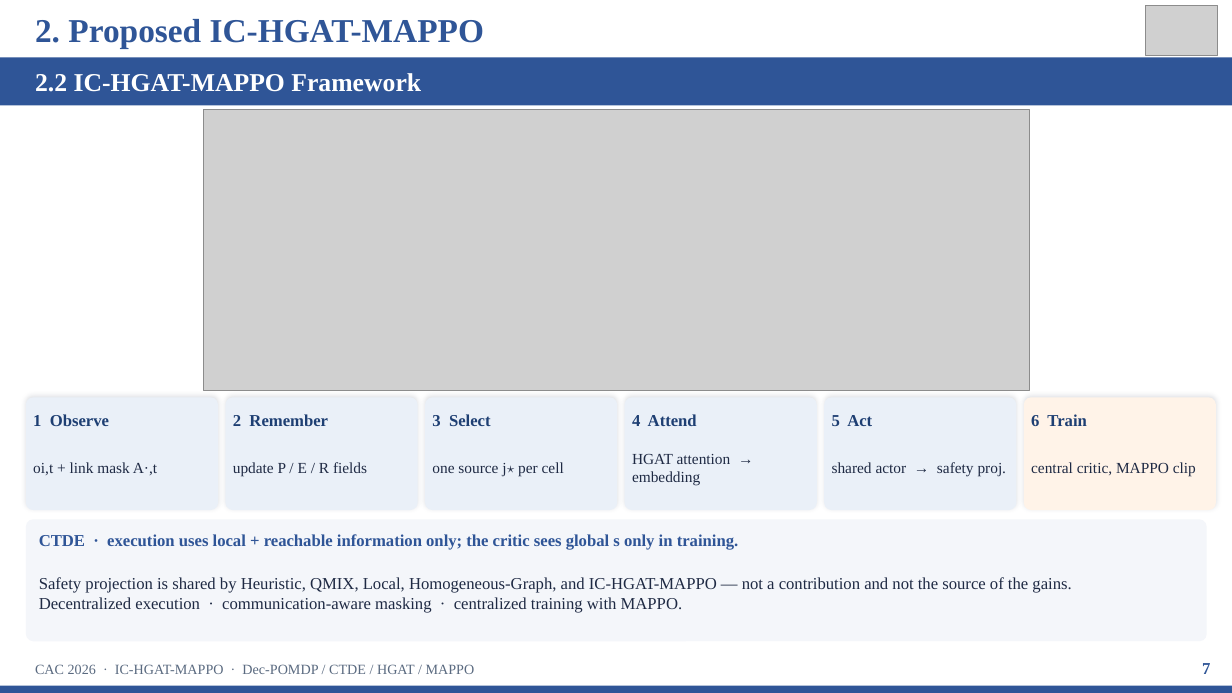
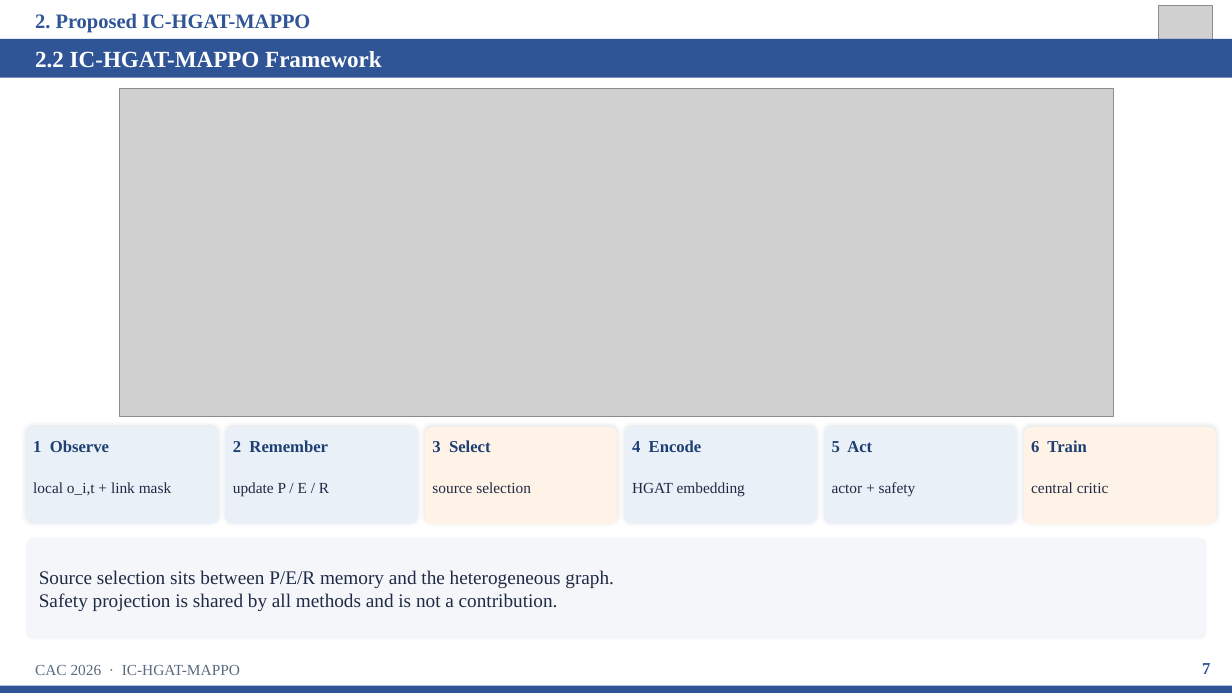
Before and after one commit to kuangyinying039/uav-swarm, a slide deck: slide 7 of presentations/IC-HGAT-MAPPO_CAC2026.pptx. Drawn at 1232x693 pixels with LibreOffice and Linux fonts; fonts in the diff are those of the drawing; grey boxes stand for pictures. Boxes give left, top, right and bottom in pixels: in the first picture for what was removed or moved away, otherwise in the second. Text is boxed around its words. In the diff, an @@ line names an element or a change of style, - is before the commit and + after.

```diff
--- a/presentations/IC-HGAT-MAPPO_CAC2026.pptx
+++ b/presentations/IC-HGAT-MAPPO_CAC2026.pptx
@@ text "2. Proposed IC-HGAT-MAPPO" at bbox=[35, 13, 310, 33]: size 26 to 16 pt @@
@@ picture: place and size @@
-picture at bbox=[1146, 6, 1218, 55]
+picture at bbox=[1159, 6, 1213, 43]
@@ rectangle: place and size @@
-rectangle at bbox=[0, 57, 1232, 105]
+rectangle at bbox=[0, 39, 1232, 78]
@@ text "2.2 IC-HGAT-MAPPO Framework": place and size @@
-text "2.2 IC-HGAT-MAPPO Framework" at bbox=[35, 73, 421, 92]
+text "2.2 IC-HGAT-MAPPO Framework" at bbox=[35, 51, 382, 68]
@@ text "2.2 IC-HGAT-MAPPO Framework" at bbox=[35, 51, 382, 68]: size 20 to 18 pt @@
@@ picture: place and size @@
-picture at bbox=[203, 109, 1030, 391]
+picture at bbox=[119, 89, 1114, 417]
@@ rounded rectangle: place and size @@
-rounded rectangle at bbox=[26, 397, 218, 510]
+rounded rectangle at bbox=[26, 427, 218, 524]
@@ rounded rectangle: place and size @@
-rounded rectangle at bbox=[226, 397, 418, 510]
+rounded rectangle at bbox=[226, 427, 418, 524]
@@ rounded rectangle: place and size @@
-rounded rectangle at bbox=[425, 397, 617, 510]
+rounded rectangle at bbox=[425, 427, 617, 524]
@@ rounded rectangle at bbox=[425, 427, 617, 524]: fill #EAF0F8 to #FFF3E8; proportions changed @@
@@ rounded rectangle: place and size @@
-rounded rectangle at bbox=[625, 397, 817, 510]
+rounded rectangle at bbox=[625, 427, 817, 524]
@@ text at bbox=[632, 440, 702, 452]: text changed @@
-4 Attend
+4 Encode
@@ rounded rectangle: place and size @@
-rounded rectangle at bbox=[824, 397, 1017, 510]
+rounded rectangle at bbox=[824, 427, 1017, 524]
@@ proportions changed in 6 elements at bbox=[26, 538, 1207, 640], bbox=[26, 427, 218, 524], bbox=[226, 427, 418, 524], bbox=[625, 427, 817, 524], bbox=[824, 427, 1017, 524], bbox=[1024, 427, 1216, 524] @@
@@ rounded rectangle: place and size @@
-rounded rectangle at bbox=[1024, 397, 1216, 510]
+rounded rectangle at bbox=[1024, 427, 1216, 524]
@@ 5 texts: place and size @@
-5 texts at bbox=[33, 414, 1087, 426]
+5 texts at bbox=[33, 440, 1087, 452]
@@ text at bbox=[33, 482, 171, 495]: text changed @@
-oi,t + link mask A·,t
+local o_i,t + link mask
@@ text at bbox=[233, 482, 329, 497]: text changed @@
-update P / E / R fields
+update P / E / R
@@ text at bbox=[432, 482, 531, 493]: text changed @@
-one source j⋆ per cell
+source selection
@@ text at bbox=[632, 482, 745, 497]: text changed @@
-HGAT attention → embedding
+HGAT embedding
@@ text at bbox=[832, 482, 916, 497]: text changed @@
-shared actor → safety proj.
+actor + safety
@@ text at bbox=[1031, 482, 1109, 493]: text changed @@
-central critic, MAPPO clip
+central critic
@@ rounded rectangle: place and size @@
-rounded rectangle at bbox=[26, 519, 1207, 641]
+rounded rectangle at bbox=[26, 538, 1207, 640]
@@ text removed at bbox=[39, 534, 739, 549] @@
-CTDE · execution uses local + reachable information only; the critic sees global s only in training.
@@ text at bbox=[39, 570, 614, 611]: text changed; size 13 to 15 pt @@
-Safety projection is shared by Heuristic, QMIX, Local, Homogeneous-Graph, and IC-HGAT-MAPPO — not a contribution and not the source of the gains.
-Decentralized execution · communication-aware masking · centralized training with MAPPO.
+Source selection sits between P/E/R memory and the heterogeneous graph.
+Safety projection is shared by all methods and is not a contribution.
@@ text at bbox=[35, 665, 240, 675]: text changed; size 11 to 12 pt @@
-CAC 2026 · IC-HGAT-MAPPO · Dec-POMDP / CTDE / HGAT / MAPPO
+CAC 2026 · IC-HGAT-MAPPO
```
Also in this commit, not shown: 12 other slides changed, 16 other files.
